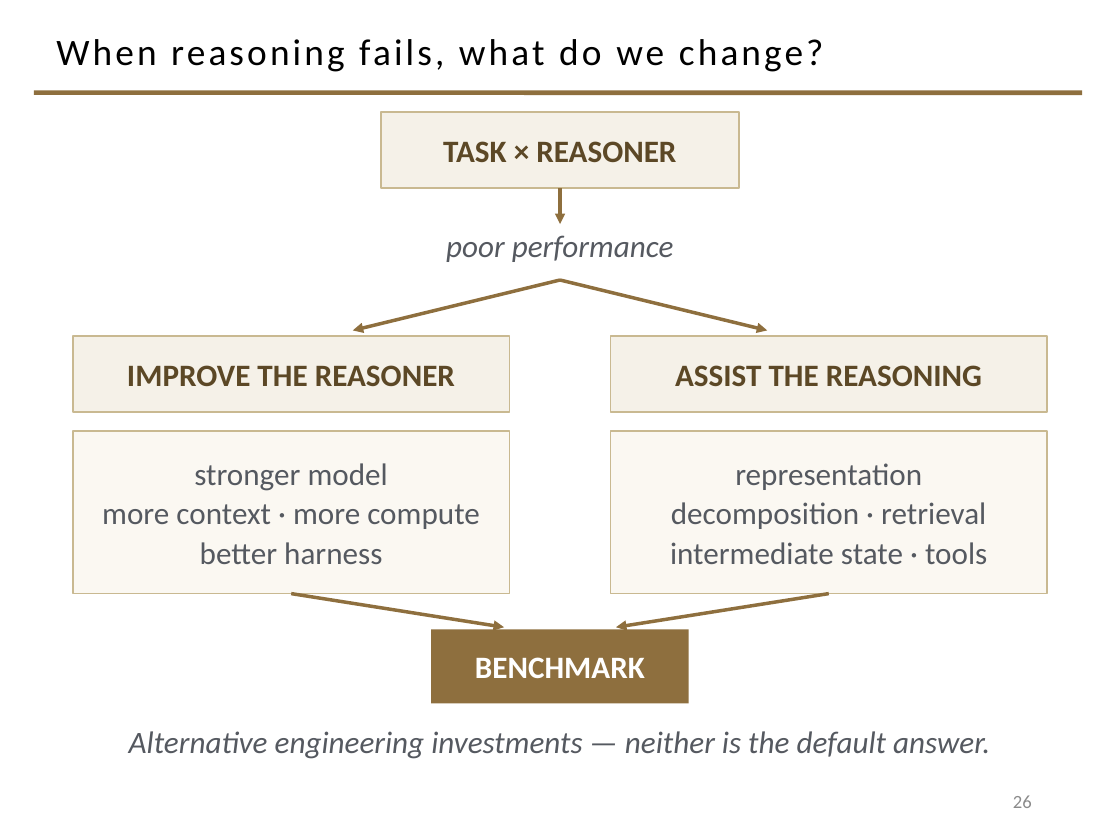
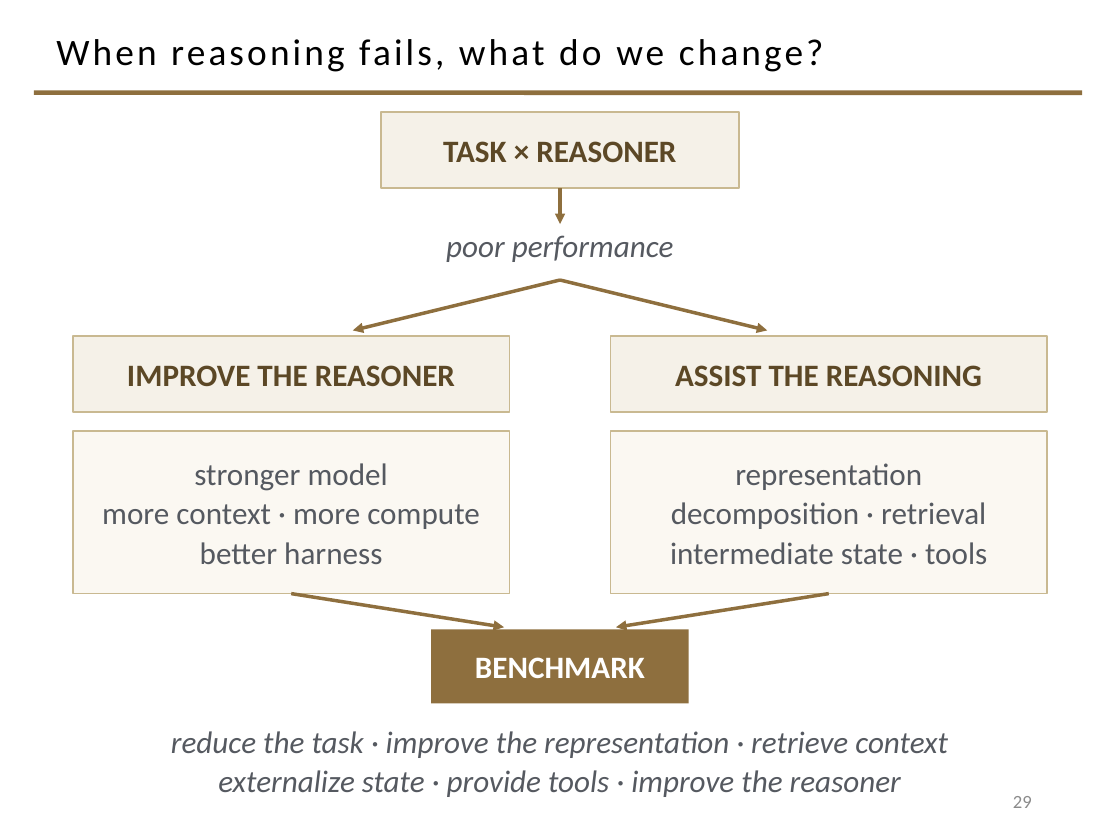
Before and after one commit to davisjam/model-based-agentic-software-engineering, a slide deck: slide 29 of course/lectures/act-2-building-systems-and-governing-changes/01-agent-levers/2-1-Agents.pptx (slide 26 before the commit). Drawn at 1120x840 pixels with LibreOffice and Linux fonts; fonts in the diff are those of the drawing; background and template pictures are left out. Boxes give left, top, right and bottom in pixels: in the first picture for what was removed or moved away, otherwise in the second. Text is boxed around its words. In the diff, an @@ line names an element or a change of style, - is before the commit and + after.

```diff
--- a/course/lectures/act-2-building-systems-and-governing-changes/01-agent-levers/2-1-Agents.pptx
+++ b/course/lectures/act-2-building-systems-and-governing-changes/01-agent-levers/2-1-Agents.pptx
@@ text at <box>171,731,948,797</box>: text changed @@
-Alternative engineering investments — neither is the default answer.
+reduce the task · improve the representation · retrieve context
+externalize state · provide tools · improve the reasoner
@@ page number at <box>1013,796,1032,808</box>: text changed @@
-26
+29
```
Also in this commit, not shown: 14 other slides changed, 6 slides added.
